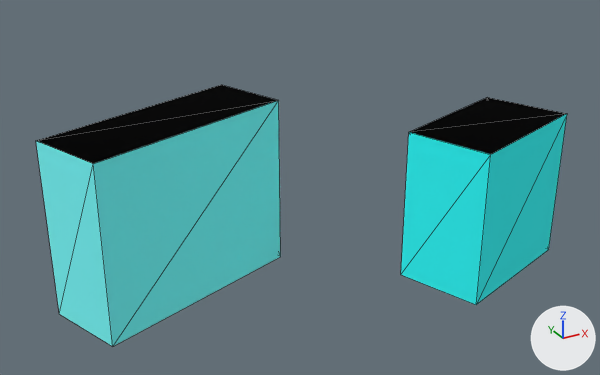
Renders of the glTF model web/public/assets/cities/seoul/tiles/5_-5.far.glb from each side of a commit.
Camera for both pictures: a 50 mm camera at (1383.1, -1268.6, 93.1) aimed at (1461.4, -1126.4, 22.0). Lighting does not change. The marker at lower right points along +X, +Y and +Z. The picture after the commit comes second. Mesh edges are drawn as thin lines. Where no turn or scale is listed for an object, it has been applied to the vertices. Vertices at exactly the same position are counted once.

Objects in the first picture: '5_-5_far'.
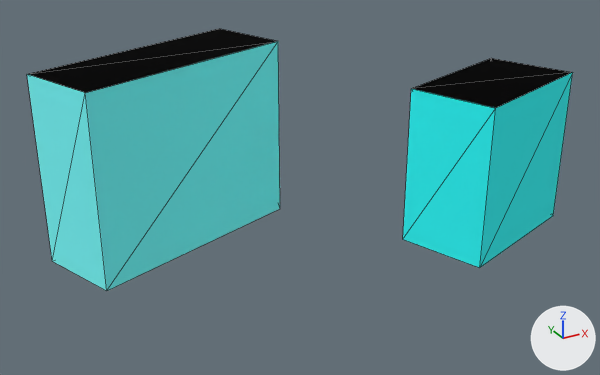
Pixel boxes [x1, y1, x2, y2] of what changed, in the pictures (600 x 375 px; the box of a moved part takes in the faces that stretch with it):
'5_-5_far', reshaped, moved: before [36, 85, 567, 346]; after [27, 29, 573, 291]
part 1 of me_5__5_far, moved or reshaped: before [401, 97, 567, 305]; after [403, 58, 573, 268]
part 2 of me_5__5_far, moved or reshaped: before [36, 85, 281, 346]; after [27, 29, 280, 291]

Diff of the bpy script that builds the scene:
```diff
--- a/web/public/assets/cities/seoul/tiles/5_-5.far.glb.py
+++ b/web/public/assets/cities/seoul/tiles/5_-5.far.glb.py
@@ me_5__5_far @@
 # used by ob_5__5_far; location = (1465.1, -1126.7, 19.1)
-me_5__5_far.from_pydata(...)  # 16 vertices, 20 faces; spans x -54.6..54.6, y -27.7..27.7, z -19.1..19.1
+me_5__5_far.from_pydata(...)  # 16 vertices, 20 faces; spans x -54.6..54.6, y -27.7..27.7, z -21.1..21.1
+# me_5__5_far part 1: the loose piece of 8 vertices spanning x 16.7..54.6, y -27.7..1.2, z -19.1..14.9 is scaled about its middle by (1, 1, 1.01), then moved by (0.0, 0.0, -1.8)
+# me_5__5_far part 2: the loose piece of 8 vertices spanning x -54.6..-3.0, y -5.6..27.7, z -19.1..19.1 is scaled about its middle by (1, 1, 1.01), then moved by (0.0, 0.0, 1.8)
 me_5__5_far.materials.append(mat_facade)
@@ ob_5__5_far @@
 ob_5__5_far = bpy.data.objects.new('5_-5_far', me_5__5_far)
-ob_5__5_far.location = (1465.1, -1126.7, 19.1)
+ob_5__5_far.location = (1465.1, -1126.7, 30.0)
```
